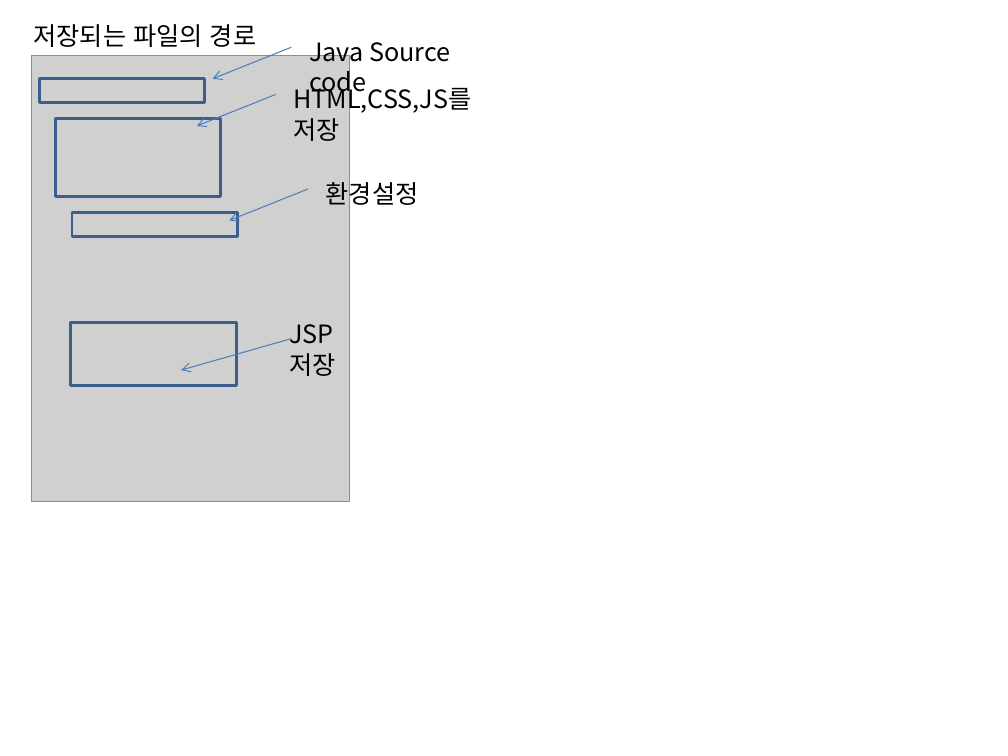
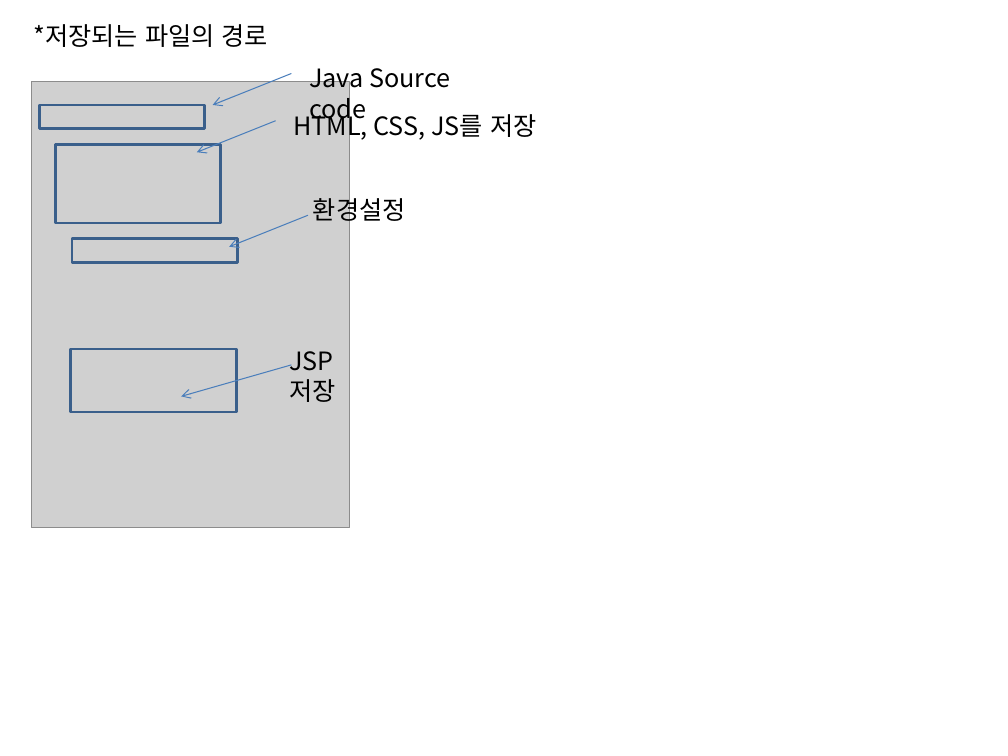
Before and after one commit to In0code/Programming_note, a slide deck: slide 6 of PPT/20231205_spring_di.pptx. Drawn at 1008x756 pixels with LibreOffice and Linux fonts; fonts in the diff are those of the drawing; grey boxes stand for pictures. Boxes give left, top, right and bottom in pixels: in the first picture for what was removed or moved away, otherwise in the second. Text is boxed around its words. In the diff, an @@ line names an element or a change of style, - is before the commit and + after.

```diff
--- a/PPT/20231205_spring_di.pptx
+++ b/PPT/20231205_spring_di.pptx
@@ text at bbox=[33, 24, 268, 47]: text changed @@
-저장되는 파일의 경로
+*저장되는 파일의 경로
@@ 4 rectangles, 3 arrows, 2 texts, 1 picture: place and size @@
-4 rectangles, 3 arrows, 2 texts, 1 picture at bbox=[31, 42, 450, 502]
+4 rectangles, 3 arrows, 2 texts, 1 picture at bbox=[31, 68, 450, 528]
@@ text at bbox=[293, 109, 536, 141]: spaces changed @@
-HTML,CSS,JS를 저장
+HTML, CSS, JS를 저장
@@ text "환경설정": place and size @@
-text "환경설정" at bbox=[326, 177, 419, 209]
+text "환경설정" at bbox=[313, 193, 406, 225]
@@ arrow moved from (308, 188) - (229, 221) to (308, 216) - (229, 247) @@
```
Also in this commit, not shown: 5 other slides changed, 2 other files.
